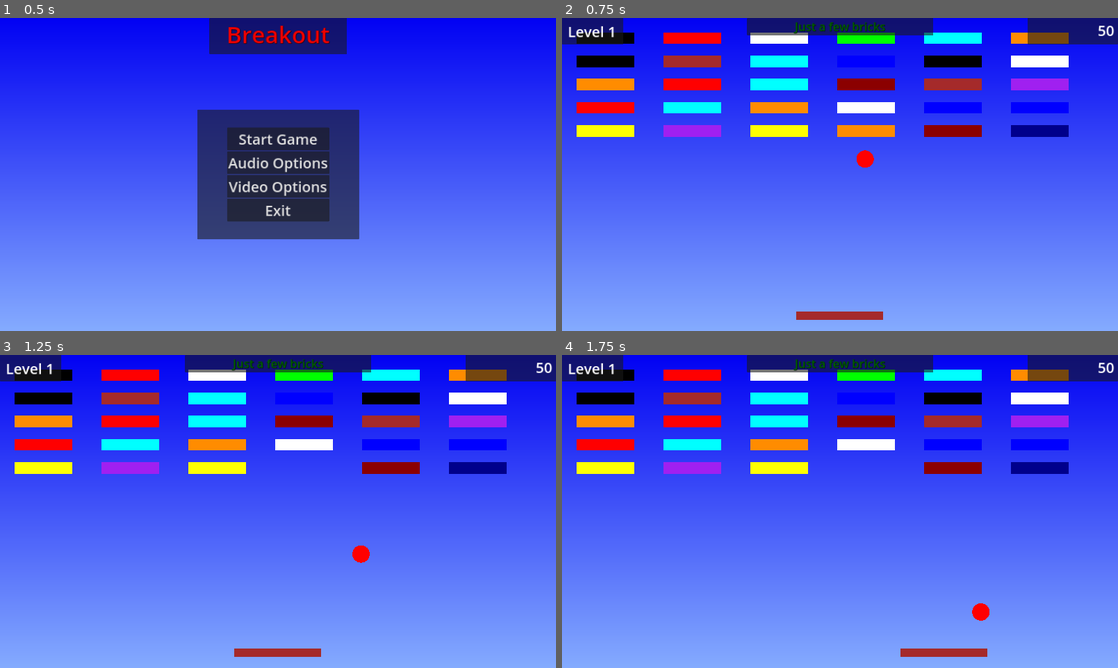
Above: before the commit, frames 1-4 (two rows, left to right).
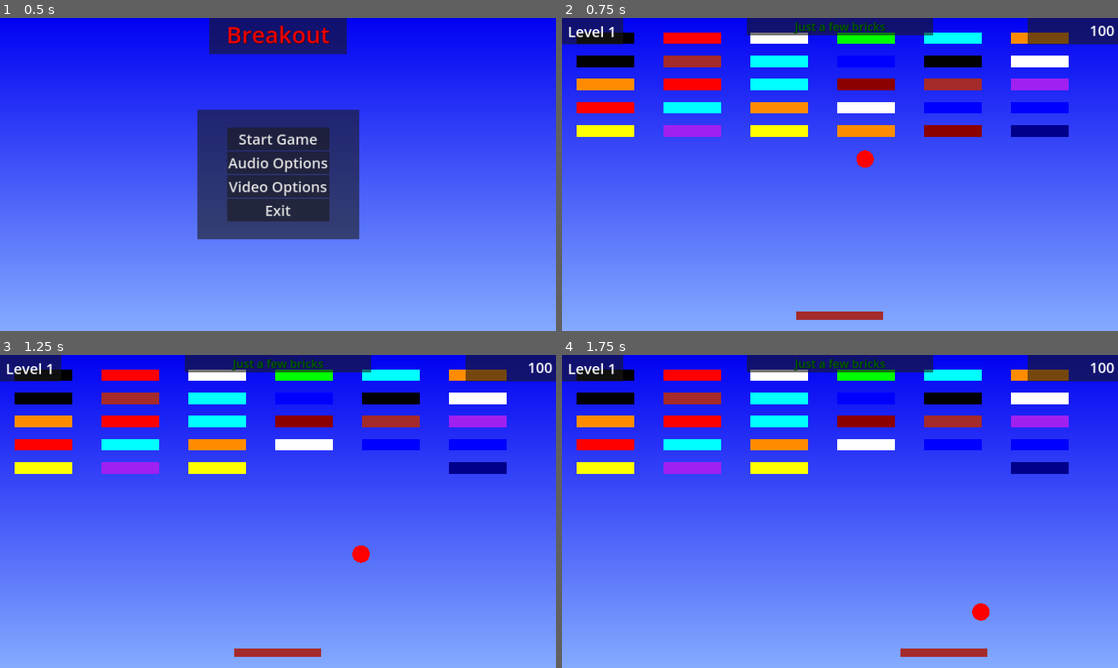
Above: after the commit, the same moments.

Repository: z3dd4-de/Breakout
Game: Godot game, scene res://scenes/game.tscn
Same seed, same stepped clock (60 frames per second), same inputs: the game is played once before the commit and once after it.
Inputs:
- Up to frame 1 (0.5 s): no input
- Up to frame 2 (0.75 s): click "Start Game" at 0.5 s
- Up to frame 3 (1.25 s): no input
- Up to frame 4 (1.75 s): hold Right (ui_right) from 1.28 s (still down)

Frame 1 is identical in both runs. In frame 2, less than 0.1% of the frame differs, in the area x 95-100%, y 2-6%; in frame 3, 0.5%, in the area x 65-100%, y 2-38%; in frame 4, 0.5%.

Commit message:
Bugfix 1

Diff:
--- a/project.godot
+++ b/project.godot
@@ -14,7 +14,7 @@
 run/main_scene="res://scenes/game.tscn"
 config/features=PackedStringArray("4.2", "Forward Plus")
 boot_splash/bg_color=Color(0.0745098, 0, 0.65098, 1)
-config/icon="res://icon.svg"
+config/icon="res://Breakout.ico"
 
 [autoload]
 
--- a/scenes/game.tscn
+++ b/scenes/game.tscn
@@ -463,8 +463,8 @@
 
 [node name="Ball" parent="." groups=["ball"] instance=ExtResource("3_7chhk")]
 visible = false
-position = Vector2(412.117, 1015.67)
-velocity = Vector2(549.183, 135.602)
+position = Vector2(1390.21, 391.912)
+velocity = Vector2(-537.369, 176.612)
 
 [node name="AudioStreamPlayer2D" type="AudioStreamPlayer2D" parent="."]
 process_mode = 3
--- a/scripts/game.gd
+++ b/scripts/game.gd
@@ -8,6 +8,7 @@
 var level_name = ""
 @onready var ball = $Ball
 @onready var _master = AudioServer.get_bus_index("Master")
+var player_pos: Vector2
 
 
 func _ready():
@@ -16,8 +17,14 @@
 	randomize()
 	get_tree().paused = true
 	$Player.position.x = 1920/2
+	player_pos = $Player.position
 	#switch_level()
 
+
+func _process(_delta):
+	# Bugfix: if Player is below original position, the y-position will be reset to original position
+	if $Player.position.y != player_pos.y:
+		$Player.position.y = player_pos.y
 
 func show_level_name():
 	$UI/LevelNamePanel.visible = true
@@ -248,6 +255,10 @@
 	pass
 
 
+func level_10():
+	pass
+
+
 func update_points(new_points: int) -> void:
 	points += new_points
 	$UI/PointsPanel/PointsLabel.text = str(points)
Binary file changed: Breakout.ico
Not shown, changed: Linux/AntsGodot_Breakout.pck
Not shown, changed: Win_x64/AntsGodot_Breakout.pck
